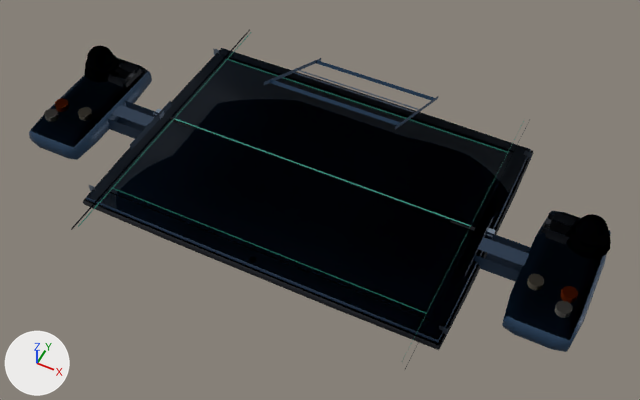
Before and after pictures for a commit that changed the glTF model docs/works/07-museum-art/assets/models/model-hybrid-05.glb.
One viewpoint serves both versions: a camera (50 mm lens) standing at (0.178, -0.347, 0.418) and looking at (0.013, -0.018, 0.006). Lighting does not change. The marker at lower left points along +X, +Y and +Z. The older version comes first. Where no turn or scale is listed for an object, it has been applied to the vertices. Vertices at exactly the same position are counted once.

In view in the first picture: '侧轨右', '平板屏幕', '平板屏幕辉光', '平板本体', '平板边框', '手柄右十字键', '手柄右外壳', '手柄右摇杆帽', '手柄右摇杆座', '手柄右连接臂', '手柄左外壳', '手柄左连接臂', '支撑脚' and 10 more.
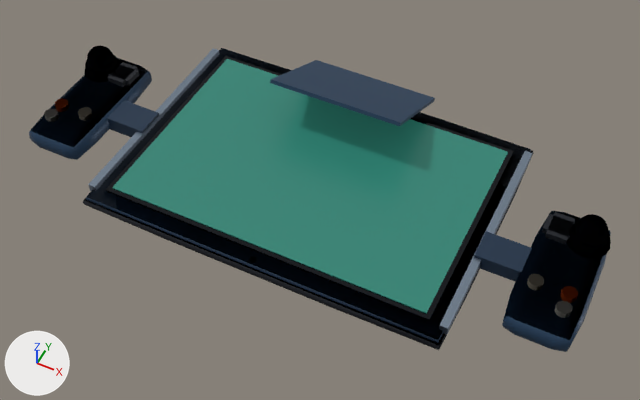
Boxes [x1, y1, x2, y2] around the edits, measured in the pictures (640 x 400 px):
'平板屏幕辉光', reshaped (11% narrower, 22% shorter)
    before: [78, 32, 525, 361]
    after: [112, 59, 508, 314]
'支撑脚', reshaped (8% shorter)
    before: [264, 58, 439, 130]
    after: [270, 60, 435, 126]
'平板屏幕', reshaped (11% narrower, 22% shorter)
    before: [71, 29, 530, 371]
    after: [106, 56, 514, 321]
part 1 of me_平板屏幕, deleted
    before: [404, 120, 530, 371]
part 2 of me_平板屏幕, deleted
    before: [170, 117, 476, 229]
part 3 of me_平板屏幕, deleted
    before: [71, 29, 250, 230]
part 4 of me_平板屏幕, deleted
    before: [170, 119, 475, 231]
part 5 of me_平板屏幕辉光, deleted
    before: [402, 119, 525, 361]
part 6 of me_平板屏幕辉光, deleted
    before: [174, 118, 471, 226]
part 7 of me_平板屏幕辉光, deleted
    before: [78, 32, 251, 227]
part 8 of me_支撑脚, deleted
    before: [395, 96, 439, 130]
part 9 of me_支撑脚, deleted
    before: [294, 69, 419, 110]
part 10 of me_支撑脚, deleted
    before: [264, 58, 321, 85]
part 11 of me_支撑脚, deleted
    before: [294, 72, 415, 113]
part 12 of me_侧轨右, deleted
    before: [484, 227, 495, 237]
'平板边框', unchanged, covered by the edit
    both: [86, 48, 531, 343]
'侧轨左', unchanged, uncovered by the edit
    both: [88, 48, 220, 191]

Patch to the scene script:
```diff
--- a/docs/works/07-museum-art/assets/models/model-hybrid-05.glb.py
+++ b/docs/works/07-museum-art/assets/models/model-hybrid-05.glb.py
@@ me_平板屏幕 @@
 # used by ob_平板屏幕; location = (0.0, 0.0, 0.0)
-me_平板屏幕.from_pydata(...)  # 24 vertices, 12 faces; spans x -0.108..0.108, y -0.108..0.108, z 0.009..0.011
+me_平板屏幕.from_pydata(...)  # 8 vertices, 12 faces; spans x -0.108..0.108, y -0.073..0.073, z 0.009..0.011
+# me_平板屏幕 part 1: the loose piece of 4 vertices spanning x 0.108, y -0.108..0.108, z 0.009..0.011 is deleted
+# me_平板屏幕 part 2: the loose piece of 4 vertices spanning x -0.108..0.108, y -0.001..0.001, z 0.011 is deleted
+# me_平板屏幕 part 3: the loose piece of 4 vertices spanning x -0.108, y -0.108..0.108, z 0.009..0.011 is deleted
+# me_平板屏幕 part 4: the loose piece of 4 vertices spanning x -0.108..0.108, y -0.001..0.001, z 0.009 is deleted
 me_平板屏幕.materials.append(mat_screen_glass)
@@ me_平板屏幕辉光 @@
 # used by ob_平板屏幕辉光; location = (0.0, 0.0, 0.0)
-me_平板屏幕辉光.from_pydata(...)  # 24 vertices, 12 faces; spans x -0.105..0.105, y -0.105..0.105, z 0.01..0.011
+me_平板屏幕辉光.from_pydata(...)  # 8 vertices, 12 faces; spans x -0.105..0.105, y -0.07..0.07, z 0.01..0.011
+# me_平板屏幕辉光 part 5: the loose piece of 4 vertices spanning x 0.105, y -0.105..0.105, z 0.01..0.011 is deleted
+# me_平板屏幕辉光 part 6: the loose piece of 4 vertices spanning x -0.105..0.105, y -0.001..0.001, z 0.011 is deleted
+# me_平板屏幕辉光 part 7: the loose piece of 4 vertices spanning x -0.105, y -0.105..0.105, z 0.01..0.011 is deleted
+# other edits to the shape of me_平板屏幕辉光 do not show in these pictures
 me_平板屏幕辉光.materials.append(mat_screen_glow)
@@ me_支撑脚 @@
 # used by ob_支撑脚; location = (0.0, 0.0, 0.0)
-me_支撑脚.from_pydata(...)  # 24 vertices, 12 faces; spans x -0.045..0.045, y 0.019..0.101, z 0.0091..0.0509
+me_支撑脚.from_pydata(...)  # 8 vertices, 12 faces; spans x -0.045..0.045, y 0.0271..0.0929, z 0.0131..0.0469
+# me_支撑脚 part 8: the loose piece of 4 vertices spanning x 0.045, y 0.019..0.101, z 0.0091..0.0509 is deleted
+# me_支撑脚 part 9: the loose piece of 4 vertices spanning x -0.045..0.045, y 0.0594..0.0617, z 0.0306..0.0317 is deleted
+# me_支撑脚 part 10: the loose piece of 4 vertices spanning x -0.045, y 0.019..0.101, z 0.0091..0.0509 is deleted
+# me_支撑脚 part 11: the loose piece of 4 vertices spanning x -0.045..0.045, y 0.0583..0.0606, z 0.0283..0.0294 is deleted
 me_支撑脚.materials.append(mat_shell_light)
@@ me_侧轨右 @@
 # used by ob_侧轨右; location = (0.0, 0.0, 0.0)
-me_侧轨右.from_pydata(...)  # 24 vertices, 12 faces; spans x 0.115..0.119, y -0.075..0.075, z 0.006..0.012
+me_侧轨右.from_pydata(...)  # 8 vertices, 12 faces; spans x 0.115..0.119, y -0.075..0.075, z 0.006..0.012
+# me_侧轨右 part 12: the loose piece of 4 vertices spanning x 0.115..0.119, y -0.003..0.003, z 0.012 is deleted
+# other edits to the shape of me_侧轨右 do not show in these pictures
 me_侧轨右.materials.append(mat_metal)
```
